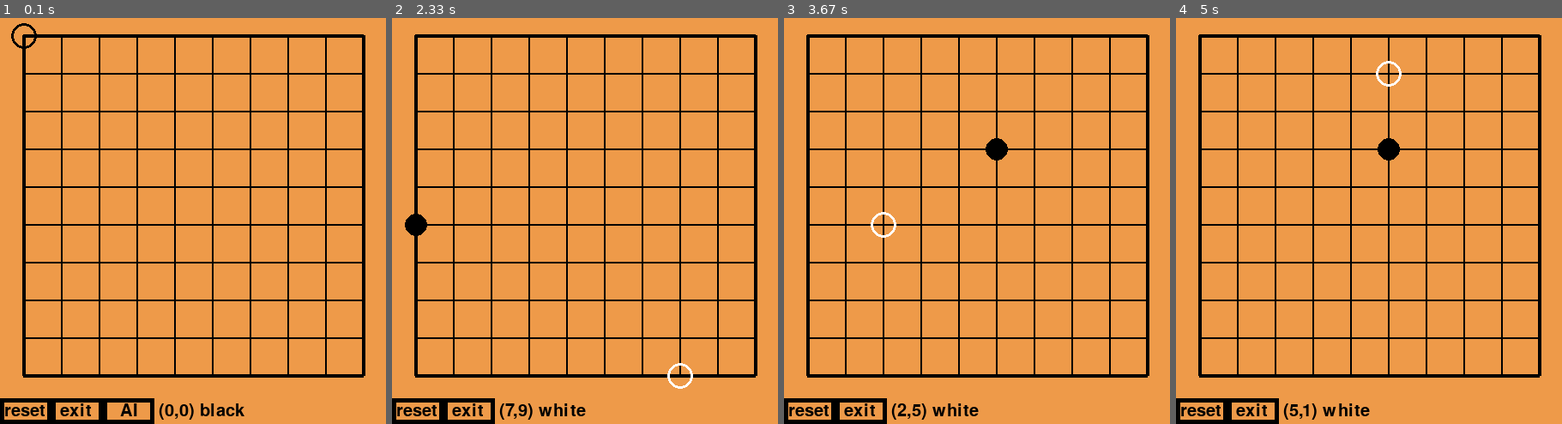
Above: before the commit, frames 1-4 (left to right).
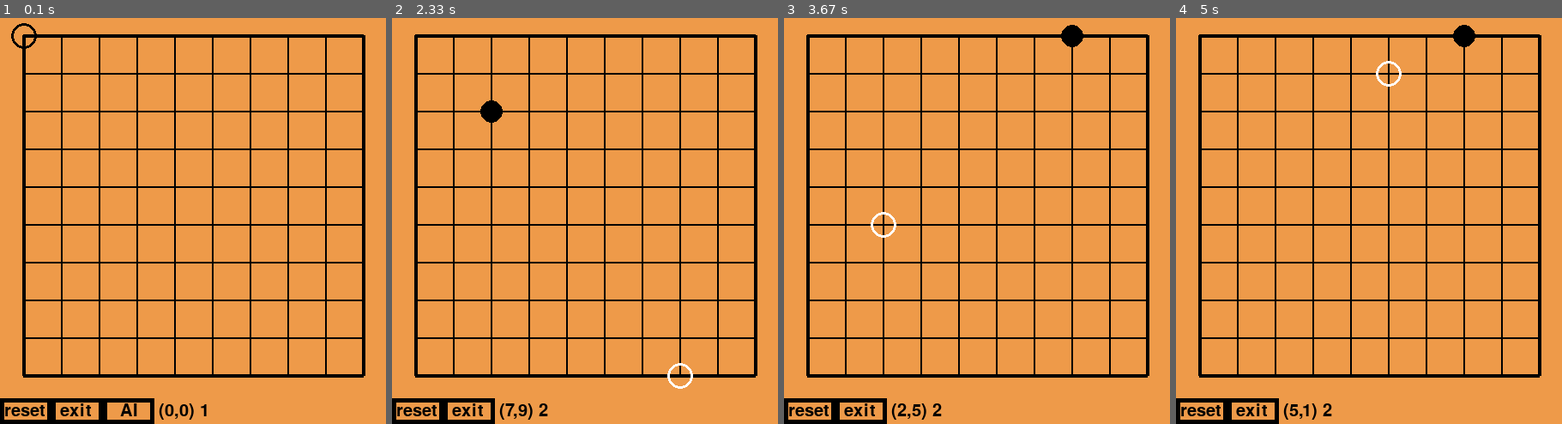
Above: after the commit, the same moments.

Repository: su2u4-1/my_code
Game: pygame game, started from python_game/五子棋.py
The game is run twice, just before and just after one commit, with the same random seed, the same clock (stepped at 60 frames per second) and the same inputs.
Inputs (mouse positions are in pixels of both pictures, inside the frame that each line leads up to):
- Up to frame 1 (0.1 s): type "10 (at the terminal prompt)" at 0 s
- Up to frame 2 (2.33 s): press the mouse at (519, 411) at 0.37 s; move the mouse to (492, 281) at 0.47 s; release the mouse at (465, 156) at 0.6 s; click (642, 74) at 0.72 s; press the mouse at (642, 74) at 1.03 s; move the mouse to (635, 139) at 1.13 s; release the mouse at (631, 204) at 1.27 s; press the mouse at (419, 411) at 1.37 s; move the mouse to (457, 379) at 1.47 s; release the mouse at (500, 350) at 1.6 s; press the mouse at (419, 411) at 1.7 s; move the mouse to (430, 310) at 1.8 s; release the mouse at (442, 208) at 1.93 s; press the mouse at (519, 411) at 2.03 s; move the mouse to (604, 387) at 2.13 s; release the mouse at (693, 367) at 2.27 s
- Up to frame 3 (3.67 s): press the mouse at (811, 411) at 2.37 s; move the mouse to (884, 237) at 2.47 s; release the mouse at (961, 62) at 2.6 s; press the mouse at (911, 411) at 2.7 s; move the mouse to (992, 257) at 2.8 s; release the mouse at (1073, 103) at 2.93 s; press the mouse at (911, 411) at 3.03 s; move the mouse to (884, 241) at 3.13 s; release the mouse at (861, 74) at 3.27 s; press the mouse at (911, 411) at 3.37 s; move the mouse to (888, 310) at 3.47 s; release the mouse at (868, 212) at 3.6 s
- Up to frame 4 (5 s): press the mouse at (1303, 411) at 3.7 s; move the mouse to (1276, 257) at 3.8 s; release the mouse at (1249, 103) at 3.93 s; press the mouse at (1303, 411) at 4.03 s; move the mouse to (1357, 310) at 4.13 s; release the mouse at (1407, 212) at 4.27 s; press the mouse at (1303, 411) at 4.37 s; move the mouse to (1380, 379) at 4.47 s; release the mouse at (1453, 346) at 4.6 s; press the mouse at (1303, 411) at 4.7 s; move the mouse to (1353, 249) at 4.8 s; release the mouse at (1399, 87) at 4.93 s

The runs differ from the first frame. In frame 1, 0.2% of the frame differs, in the area x 52-64%, y 94-99%; in frame 2, 0.6%, in the area x 3-51%, y 20-99%; in frame 3, 0.6%; in frame 4, 0.6%.

Commit message:
change ai

Diff:
--- a/python_game/gomoku_template.py
+++ b/python_game/gomoku_template.py
@@ -1,5 +1,7 @@
+from random import choice, randint
 from typing import Callable
-from gamelib import D8_Opposite_side
+
+from gamelib import D8, D8_Opposite_side
 
 """
 a = ai
@@ -132,4 +134,36 @@
     return -1
 
 
-gomoku_ai_template: tuple[Callable[[list[int], int, int], int], ...] = (t0, t1, t2, t3, t4)
+def gomoku_ai(chessBoard: list[list[int]], ai_side: int, player_side: int) -> tuple[int, int]:
+    template: tuple[Callable[[list[int], int, int], int], ...] = (t0, t1, t2, t3, t4)
+    priority_positions: list[tuple[int, list[tuple[int, int]]]] = []
+    size = len(chessBoard)
+    for x in range(size):
+        for y in range(size):
+            if chessBoard[x][y] == 0:
+                t: list[int] = []
+                for i in range(8):
+                    for j in range(1, 5):
+                        nx, ny = x + D8[i][0] * j, y + D8[i][1] * j
+                        if 0 <= nx < size and 0 <= ny < size:
+                            t.append(chessBoard[nx][ny])
+                        else:
+                            t.append(-1)
+                p = max(c(t, ai_side, player_side) for c in template)
+                for i in priority_positions:
+                    if i[0] == p:
+                        i[1].append((x, y))
+                        break
+                else:
+                    priority_positions.append((p, [(x, y)]))
+
+    priority_positions.sort(key=lambda x: x[0], reverse=True)
+    for _, v in priority_positions:
+        if len(v) > 0:
+            mx, my = choice(v)
+            if chessBoard[mx][my] == 0:
+                return mx, my
+    while True:
+        mx, my = randint(0, size - 1), randint(0, size - 1)
+        if chessBoard[mx][my] == 0:
+            return mx, my
--- a/python_game/五子棋.py
+++ b/python_game/五子棋.py
@@ -1,10 +1,9 @@
 from typing import Literal
-from random import choice, randint
 
 import pygame
 
 from gamelib import get_int, D8
-from gomoku_template import gomoku_ai_template
+from gomoku_template import gomoku_ai
 
 
 class Game_gomoku:
@@ -22,14 +21,15 @@
         self.clock = pygame.time.Clock()
         self.status: Literal["Black wins", "White wins", "draw", "gamerun"] = "gamerun"
         self.mx, self.my = 0, 0
-        self.turn: Literal["black", "white"] = "black"
+        self.turn: int = 1
         self.chessBoard = [[0 for _ in range(size)] for _ in range(size)]
         self.run = True
         self.result = (False, ((-1, -1), (-1, -1)))
-        self.ai_side: Literal["black", "white", "no"] = "no"
+        self.ai_side: int = 0
+        self.p1 = gomoku_ai
+        self.p2 = None
         self.temp_text = ""
         self.temp_text_time = 0
-        self.ai_mode = 0
 
     def show(self) -> None:
         self.screen.fill((238, 154, 73))
@@ -47,7 +47,7 @@
                 elif self.chessBoard[i][j] == 2:
                     pygame.draw.circle(self.screen, (255, 255, 255), (i * 44 + 28, j * 44 + 28), 13)
         if 0 <= self.mx < self.size and 0 <= self.my < self.size:
-            if self.turn == "black":
+            if self.turn == 1:
                 pygame.draw.circle(self.screen, (0, 0, 0), (self.mx * 44 + 28, self.my * 44 + 28), 15, width=3)
             else:
                 pygame.draw.circle(self.screen, (255, 255, 255), (self.mx * 44 + 28, self.my * 44 + 28), 15, width=3)
@@ -55,7 +55,7 @@
         self.screen.blit(self.font.render("reset", True, (0, 0, 0)), (5, self.h + 5))
         pygame.draw.rect(self.screen, (0, 0, 0), (60, self.h, 60, 30), 5)
         self.screen.blit(self.font.render("exit", True, (0, 0, 0)), (70, self.h + 5))
-        if self.ai_side == "no":
+        if self.ai_side == 0:
             pygame.draw.rect(self.screen, (0, 0, 0), (120, self.h, 60, 30), 5)
             self.screen.blit(self.font.render("AI", True, (0, 0, 0)), (140, self.h + 5))
         mx, my = pygame.mouse.get_pos()
@@ -63,7 +63,7 @@
             pygame.draw.rect(self.screen, (255, 255, 255), (0, self.h, 60, 30), 5)
         elif 60 <= mx < 120 and self.h <= my < self.h + 30:
             pygame.draw.rect(self.screen, (255, 255, 255), (60, self.h, 60, 30), 5)
-        elif 120 <= mx < 180 and self.h <= my < self.h + 30 and self.ai_side == "no":
+        elif 120 <= mx < 180 and self.h <= my < self.h + 30 and self.ai_side == 0:
             pygame.draw.rect(self.screen, (255, 255, 255), (120, self.h, 60, 30), 5)
         if self.temp_text != "":
             self.temp_text_time -= 1
@@ -73,7 +73,7 @@
             text = self.font.render(f"({self.mx},{self.my}) {self.turn} {self.temp_text}", True, (0, 0, 0))
         else:
             text = self.font.render(f"({self.mx},{self.my}) {self.status} {self.temp_text}", True, (0, 0, 0))
-        if self.ai_side == "no":
+        if self.ai_side == 0:
             self.screen.blit(text, (185, self.h + 5))
         else:
             self.screen.blit(text, (125, self.h + 5))
@@ -106,54 +106,16 @@
             self.status = "draw"
         return False, ((-1, -1), (-1, -1))
 
-    def put_chess(self) -> None:
-        if self.chessBoard[self.mx][self.my] == 0 and self.status == "gamerun":
-            if self.turn == "black":
-                self.turn = "white"
-                self.chessBoard[self.mx][self.my] = 1
+    def put_chess(self, x: int, y: int) -> None:
+        if self.chessBoard[x][y] == 0 and self.status == "gamerun":
+            if self.turn == 1:
+                self.turn = 2
+                self.chessBoard[x][y] = 1
             else:
-                self.turn = "black"
-                self.chessBoard[self.mx][self.my] = 2
+                self.turn = 1
+                self.chessBoard[x][y] = 2
         else:
             raise RuntimeError("position is not empty or game is over")
-
-    def ai(self) -> None:
-        template = gomoku_ai_template
-        priority_positions: list[tuple[int, list[tuple[int, int]]]] = []
-        for x in range(self.size):
-            for y in range(self.size):
-                if self.chessBoard[x][y] == 0:
-                    t: list[int] = []
-                    for i in range(8):
-                        for j in range(1, 5):
-                            nx, ny = x + D8[i][0] * j, y + D8[i][1] * j
-                            if 0 <= nx < self.size and 0 <= ny < self.size:
-                                t.append(self.chessBoard[nx][ny])
-                            else:
-                                t.append(-1)
-                    if self.ai_side == "black":
-                        p = max(c(t, 1, 2) for c in template)
-                    else:
-                        p = max(c(t, 2, 1) for c in template)
-                    for i in priority_positions:
-                        if i[0] == p:
-                            i[1].append((x, y))
-                            break
-                    else:
-                        priority_positions.append((p, [(x, y)]))
-
-        priority_positions.sort(key=lambda x: x[0], reverse=True)
-        for _, v in priority_positions:
-            if len(v) > 0:
-                self.mx, self.my = choice(v)
-                if self.chessBoard[self.mx][self.my] == 0:
-                    self.put_chess()
-                    return
-        while True:
-            self.mx, self.my = randint(0, self.size - 1), randint(0, self.size - 1)
-            if self.chessBoard[self.mx][self.my] == 0:
-                self.put_chess()
-                return
 
     def main(self) -> None:
         while self.run:
@@ -161,7 +123,8 @@
             if self.status == "gamerun":
                 self.result = self.check()
             if self.status == "gamerun" and self.turn == self.ai_side:
-                self.ai()
+                x, y = self.p1(self.chessBoard, self.ai_side, (self.ai_side + 1) % 2)
+                self.put_chess(x, y)
             self.show()
             pygame.display.update()
             self.clock.tick(60)
@@ -179,7 +142,7 @@
                 elif event.type == pygame.MOUSEBUTTONDOWN and pygame.mouse.get_pressed()[0]:
                     if 0 <= self.mx < self.size and 0 <= self.my < self.size:
                         try:
-                            self.put_chess()
+                            self.put_chess(self.mx, self.my)
                         except RuntimeError:
                             self.temp_text = "position is not empty or game is over"
                             self.temp_text_time = 60
@@ -193,9 +156,10 @@
                             pygame.quit()
                             self.run = False
                             return
-                        elif 120 <= mx < 180 and self.h <= my < self.h + 30 and self.ai_side == "no":
+                        elif 120 <= mx < 180 and self.h <= my < self.h + 30 and self.ai_side == 0:
                             self.ai_side = self.turn
-                            self.ai()
+                            x, y = self.p1(self.chessBoard, self.ai_side, (self.ai_side + 1) % 2)
+                            self.put_chess(x, y)
         self.again()
 
     def again(self) -> None:
